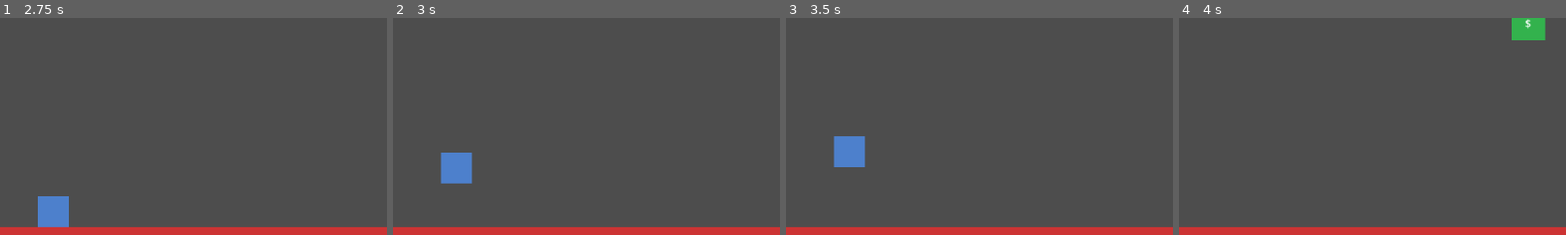
Above: before the commit, frames 1-4 (left to right).
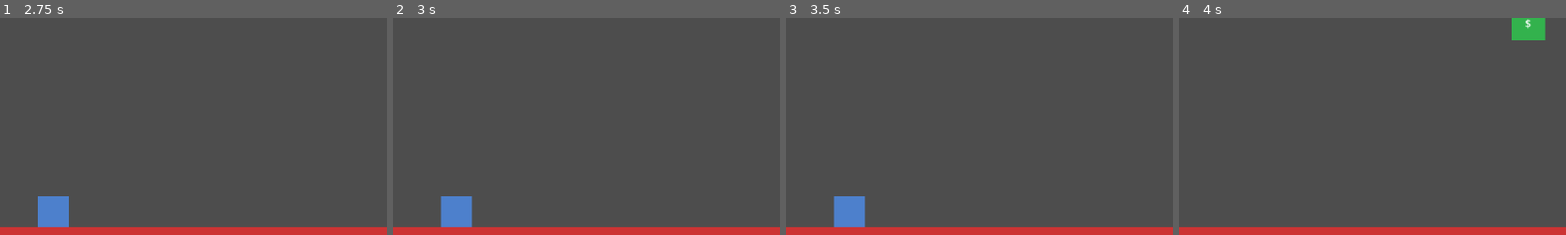
Above: after the commit, the same moments.

Repository: JustinLycklama/GodotVibeCode
Game: Godot game, scene res://scenes/main.tscn
Same seed, same stepped clock (60 frames per second), same inputs: the game is played once before the commit and once after it.
Inputs (mouse positions are % of the whole screen's width and height, from its top left):
- Up to frame 1 (2.75 s): tap Enter (ui_accept) at 0.5, 0.77, 1.52 s; move the mouse to (72, 45) at 0.52 s; hold Right (ui_right) 0.53-1.28 s; click (72, 45) at 0.67 s; move the mouse to (30, 55) at 1.27 s; hold Left (ui_left) 1.28-2.03 s; move the mouse to (60, 28) at 2.02 s; hold Right (ui_right) from 2.03 s (still down)
- Up to frame 2 (3 s): move the mouse to (45, 70) at 2.77 s; release Right (ui_right) at 2.78 s; hold Up (ui_up) from 2.78 s (still down); click (45, 70) at 2.92 s
- Up to frame 3 (3.5 s): keep holding Up (ui_up); tap Enter (ui_accept) at 3.02 s
- Up to frame 4 (4 s): move the mouse to (80, 65) at 3.52 s; release Up (ui_up) at 3.53 s; hold Left (ui_left) from 3.53 s (still down); tap Enter (ui_accept) at 3.77 s
The pictures show only the part of the screen within x 33-83%, y 44-94%; the shares and areas given below are measured in that part.

Frame 1 is identical in both runs. In frame 2, 2.4% of the frame differs, in the area x 12-21%, y 62-97%; in frame 3, 2.4%; in frame 4, nothing differs.

Commit message:
start small

Diff:
--- a/scripts/box_controller.gd
+++ b/scripts/box_controller.gd
@@ -2,7 +2,6 @@
 
 @export var speed: float = 300.0
 @export var gravity: float = 800.0
-@export var jump_velocity: float = -400.0
 
 # Block pickup system
 var held_block: StaticBody2D = null
@@ -14,21 +13,35 @@
 
 
 func _physics_process(delta: float) -> void:
-	# Apply gravity
-	velocity.y += gravity * delta
-
-	# Jump when on floor
-	if is_on_floor() and Input.is_action_just_pressed("ui_up"):
-		velocity.y = jump_velocity
-
-	# Horizontal movement
+	# Get left/right input
 	var direction := 0.0
 	if Input.is_action_pressed("ui_right"):
 		direction += 1
 	if Input.is_action_pressed("ui_left"):
 		direction -= 1
 
-	velocity.x = direction * speed
+	# Check if we're pressing into a wall
+	var pressing_into_wall := false
+	if is_on_wall() and direction != 0:
+		var wall_normal := get_wall_normal()
+		# Wall normal points away from wall, so if we're pressing toward the wall
+		# (direction opposite to normal), we should climb
+		if (direction > 0 and wall_normal.x < 0) or (direction < 0 and wall_normal.x > 0):
+			pressing_into_wall = true
+
+	if pressing_into_wall:
+		# Climb up the wall while pressing into it
+		velocity.x = 0
+		velocity.y = -speed
+	elif direction != 0:
+		# Normal horizontal movement
+		velocity.x = direction * speed
+		# Apply gravity when moving horizontally
+		velocity.y += gravity * delta
+	else:
+		# Not pressing any direction - apply gravity and stop horizontal movement
+		velocity.x = 0
+		velocity.y += gravity * delta
 
 	move_and_slide()
 
